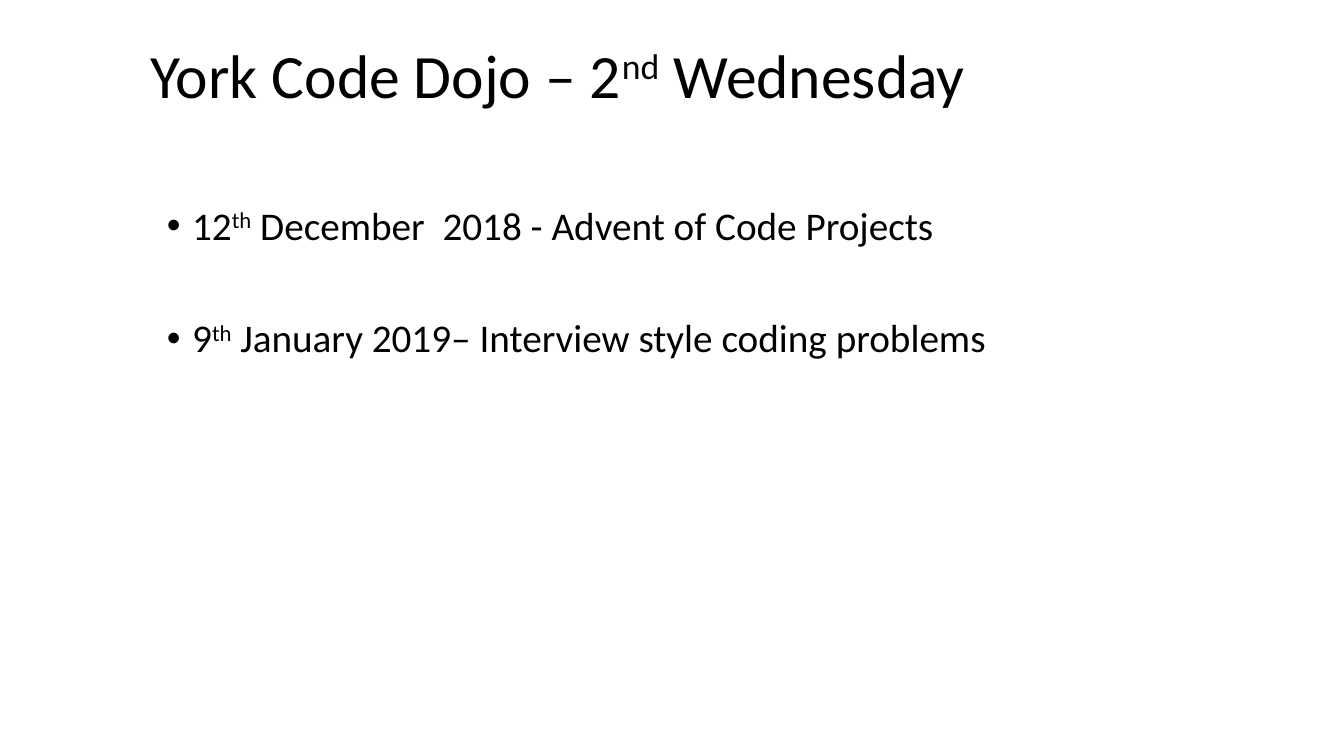
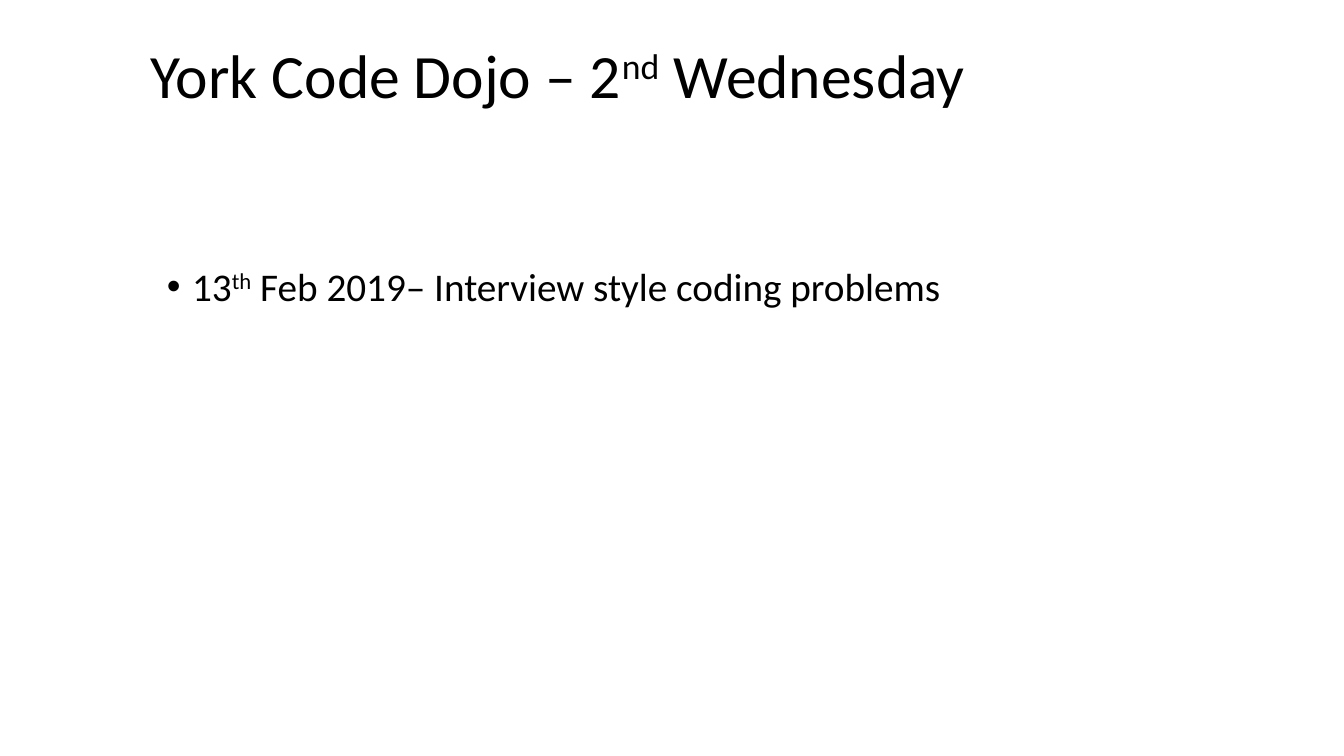
Before and after one commit to YorkCodeDojo/CodeGolfJan19, a slide deck: slide 11 of York Code Dojo - Code Golf.pptx (slide 9 before the commit). Drawn at 1344x756 pixels with LibreOffice and Linux fonts; fonts in the diff are those of the drawing; background and template pictures are left out. Boxes give left, top, right and bottom in pixels: in the first picture for what was removed or moved away, otherwise in the second. Text is boxed around its words. In the diff, an @@ line names an element or a change of style, - is before the commit and + after.

```diff
--- a/York Code Dojo - Code Golf.pptx
+++ b/York Code Dojo - Code Golf.pptx
@@ text at (260,273,940,308): text changed @@
-• 12th December 2018 - Advent of Code Projects
-• 9th January 2019– Interview style coding problems
+• 13th Feb 2019– Interview style coding problems
```
Also in this commit, not shown: 1 other slide changed, 2 slides added, 59 other files.
